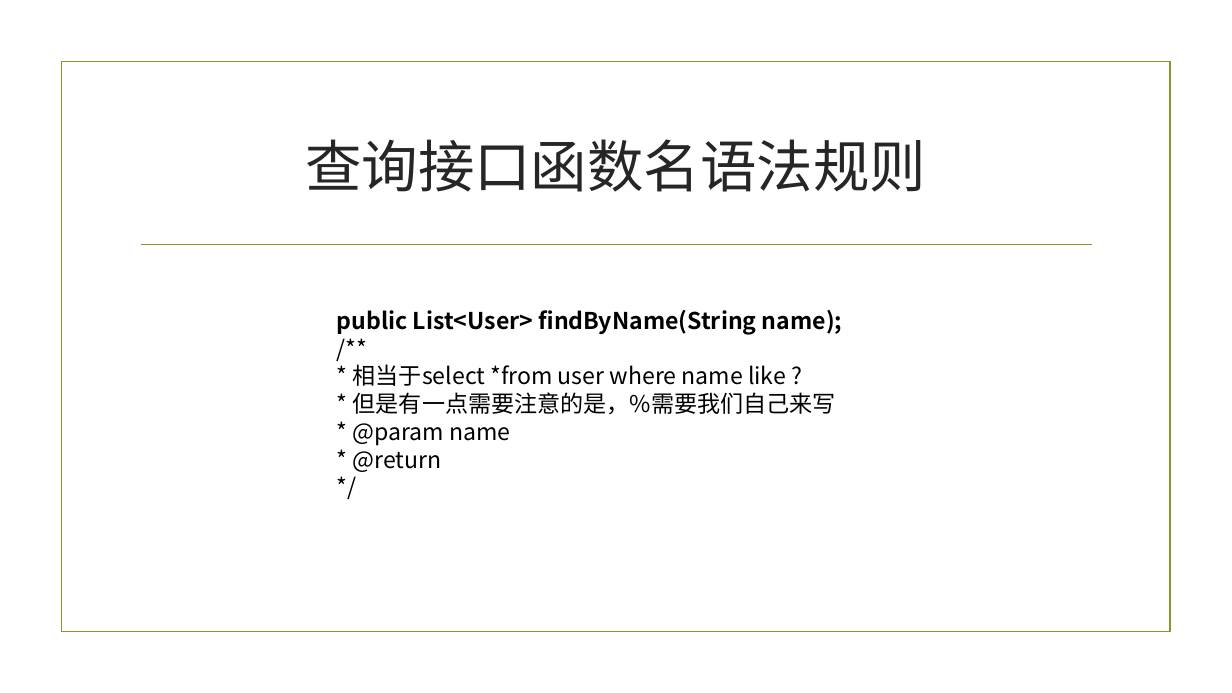
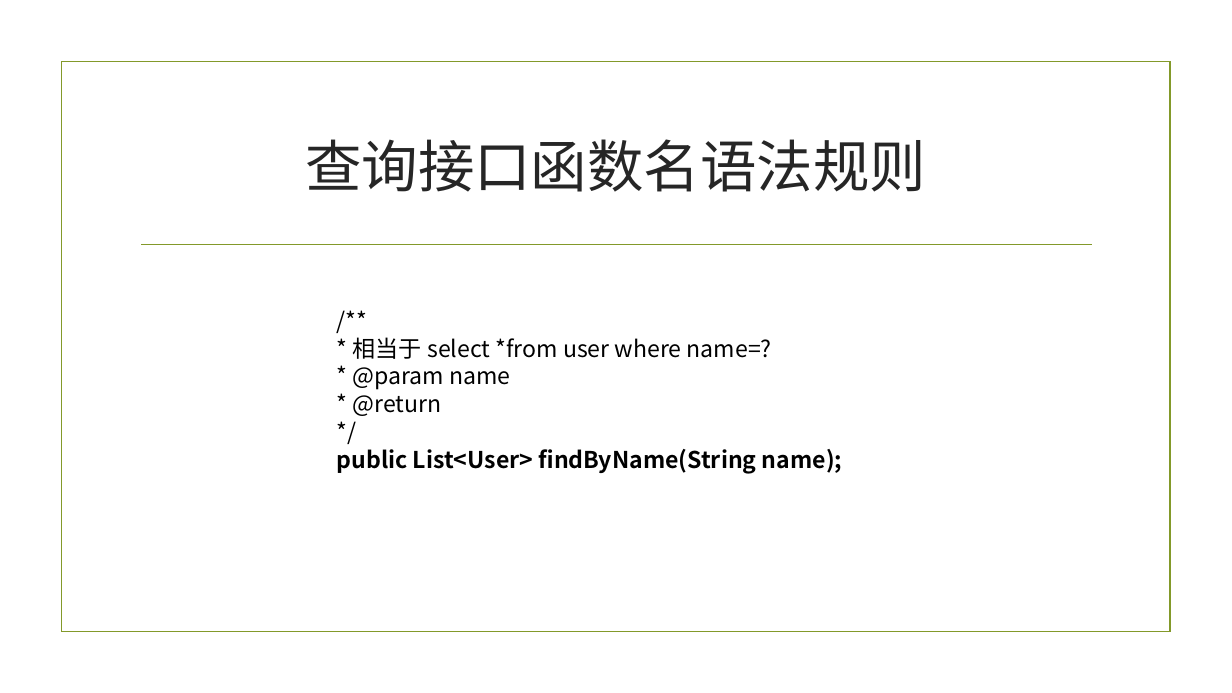
Before and after one commit to baiyuqi/course-space, a slide deck: slide 10 of document/讲义（ppt）/4-对象关系映射.pptx (slide 9 before the commit). Drawn at 1232x693 pixels with LibreOffice and Linux fonts; fonts in the diff are those of the drawing; background and template pictures are left out. Boxes give left, top, right and bottom in pixels: in the first picture for what was removed or moved away, otherwise in the second. Text is boxed around its words. In the diff, an @@ line names an element or a change of style, - is before the commit and + after.

Commit message:
dd

```diff
--- a/document/讲义（ppt）/4-对象关系映射.pptx
+++ b/document/讲义（ppt）/4-对象关系映射.pptx
@@ text at box(337, 310, 842, 335): paragraph removed @@
-public List<User> findByName(String name);
@@ text at box(353, 337, 772, 359): text changed @@
-* 相当于select *from user where name like ?
-* 但是有一点需要注意的是，%需要我们自己来写
+* 相当于 select *from user where name=?
@@ text at box(337, 449, 842, 473): paragraph added @@
+public List<User> findByName(String name);
```
Also in this commit, not shown: 1 other slide changed, 1 slide added.
